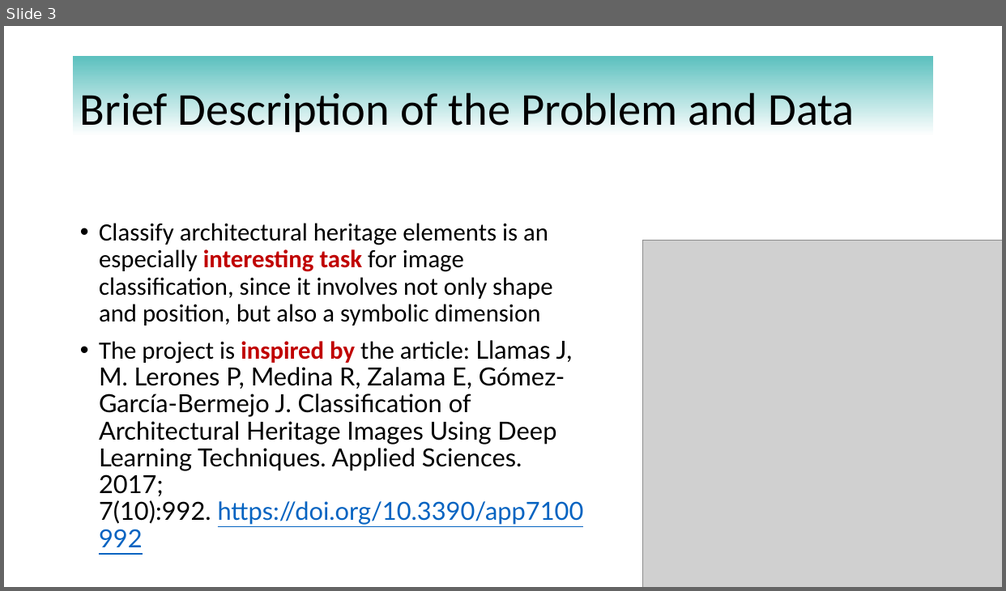
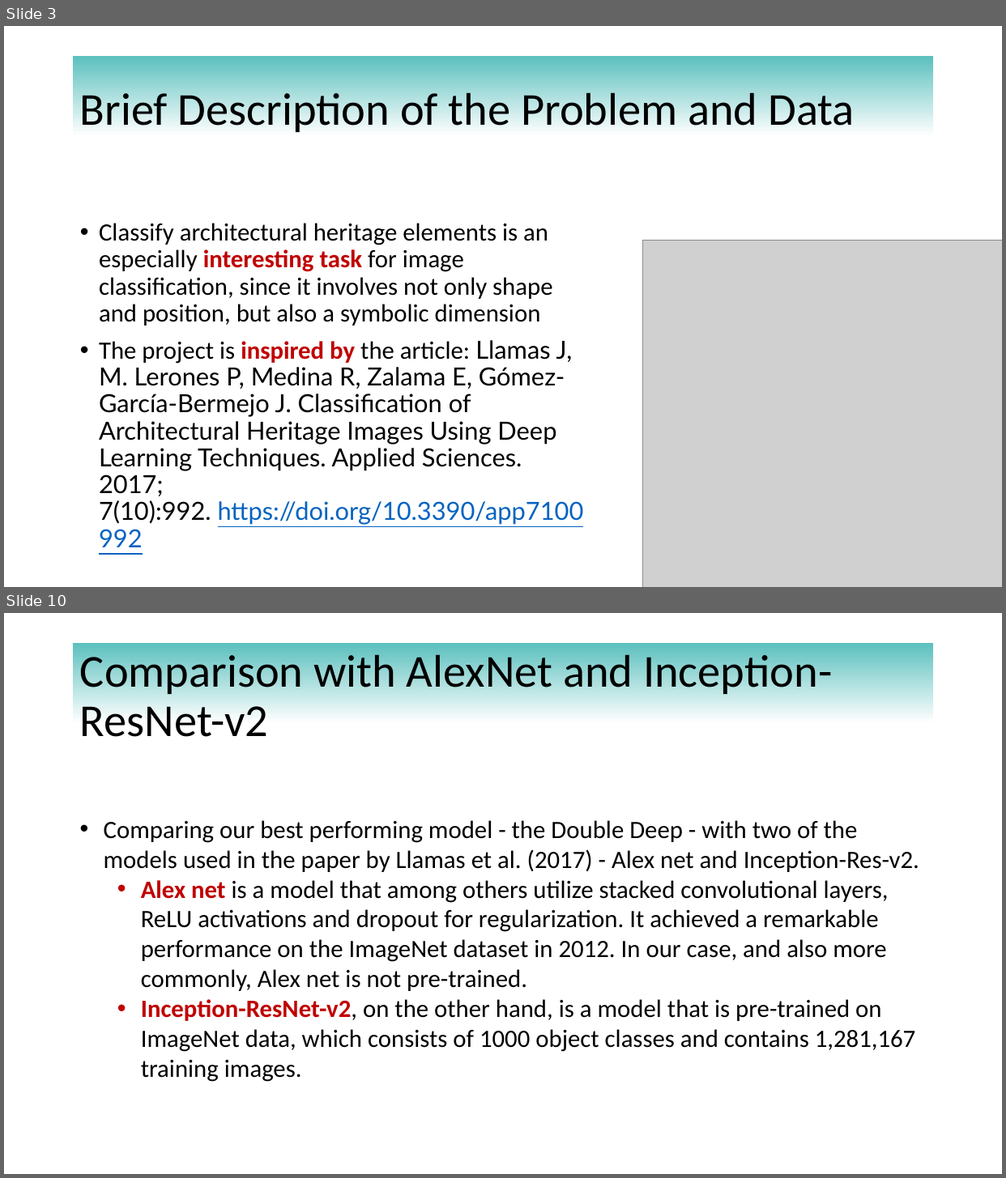
Before and after one commit to enraarne/CUBoulder-Deep-Learning-Final-Project, a slide deck: presentation.pptx. Shown one above the other, each under a label of ours: slide 3 before the commit, slides 3 and 10 after it; the slides between them are not shown. The pictures are 1006x591 and 1006x1178 pixels, drawn with LibreOffice and Linux fonts; fonts in the diff are those of the drawing; grey boxes stand for pictures. Boxes give left, top, right and bottom in pixels: in the first picture for what was removed or moved away, otherwise in the second. Text is boxed around its words. In the diff, an @@ line names an element or a change of style, - is before the commit and + after.

```diff
--- a/presentation.pptx
+++ b/presentation.pptx
@@ slide 10 added at box(4, 613, 1002, 1174), background #FFFFFF @@
@@ title added at box(73, 643, 934, 752), fill gradient #5BC0BE to #FFFFFF, 44 pt, text #000000 @@
+Comparison with AlexNet and Inception-ResNet-v2
@@ text added at box(104, 820, 919, 1082), 24 pt, text #000000 @@
+• Comparing our best performing model - the Double Deep - with two of the models used in the paper by Llamas et al. (2017) - Alex net and Inception-Res-v2.
+  • Alex net is a model that among others utilize stacked convolutional layers, ReLU activations and dropout for regularization. It achieved a remarkable performance on the ImageNet dataset in 2012. In our case, and also more commonly, Alex net is not pre-trained.
+  • Inception-ResNet-v2, on the other hand, is a model that is pre-trained on ImageNet data, which consists of 1000 object classes and contains 1,281,167 training images.
```
Also in this commit, not shown: 7 slides changed, 2 other slides added, 3 slides removed, 1 other file.
